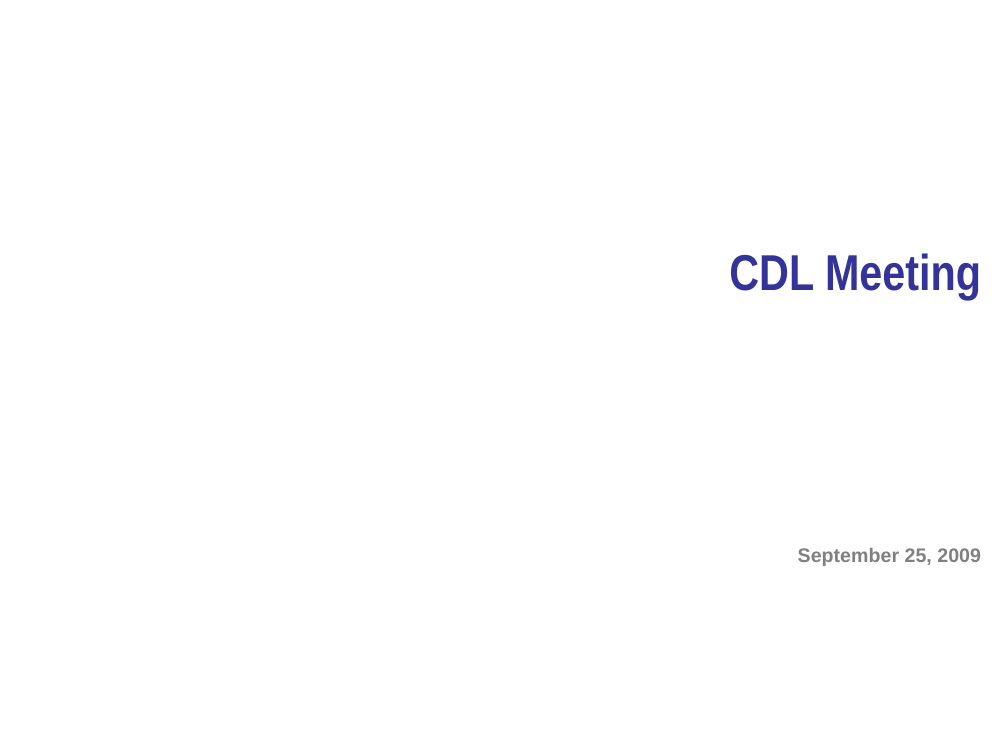
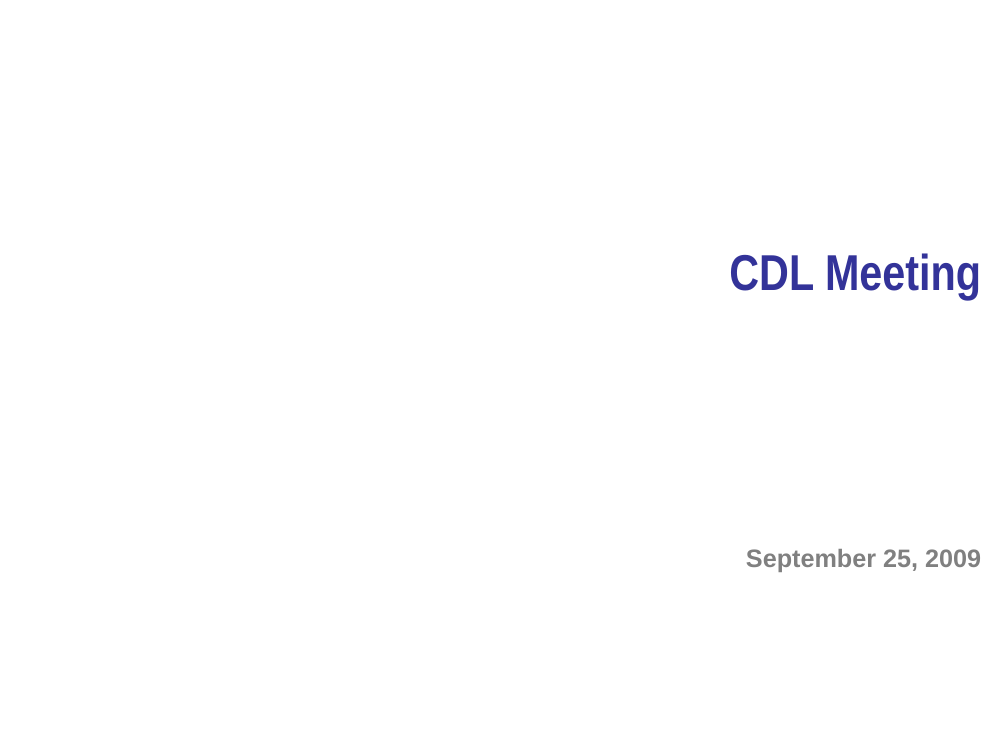
Before and after one commit to NCIP/caarray-docs, a slide deck: slide 1 of project_management/open_meetings/CDL Meeting 2009.09.25.ppt. Drawn at 1008x756 pixels with LibreOffice and Linux fonts; fonts in the diff are those of the drawing; background and template pictures are left out. Boxes give left, top, right and bottom in pixels: in the first picture for what was removed or moved away, otherwise in the second. Text is boxed around its words. In the diff, an @@ line names an element or a change of style, - is before the commit and + after.

Commit message:
Minor formatting changes.

```diff
--- a/project_management/open_meetings/CDL Meeting 2009.09.25.ppt
+++ b/project_management/open_meetings/CDL Meeting 2009.09.25.ppt
@@ text "September 25, 2009" at (x1=746, y1=549, x2=981, y2=572): size 14 to 18 pt; more space between paragraphs @@
```
Also in this commit, not shown: 4 other slides changed.
